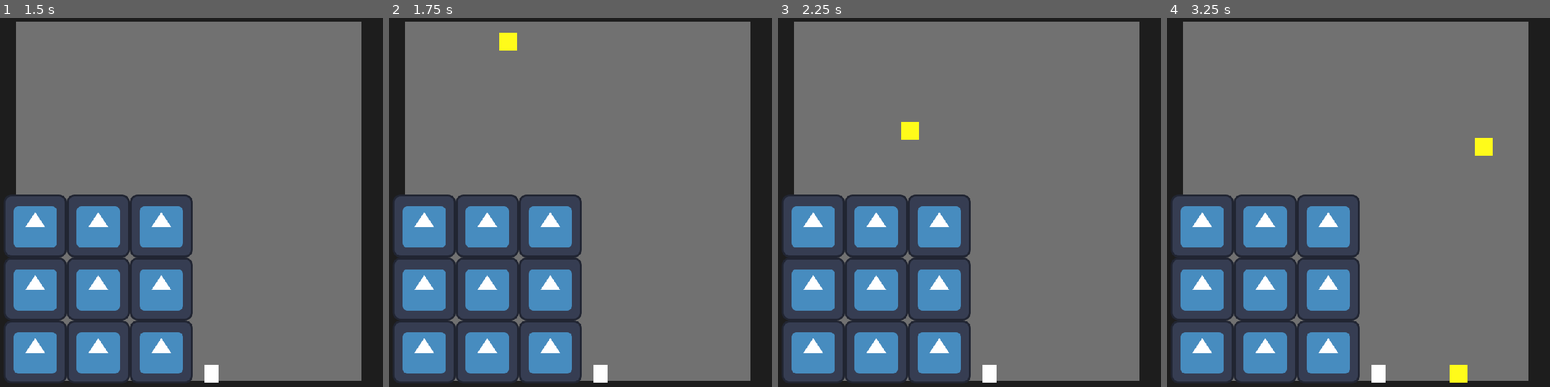
Above: before the commit, frames 1-4 (left to right).
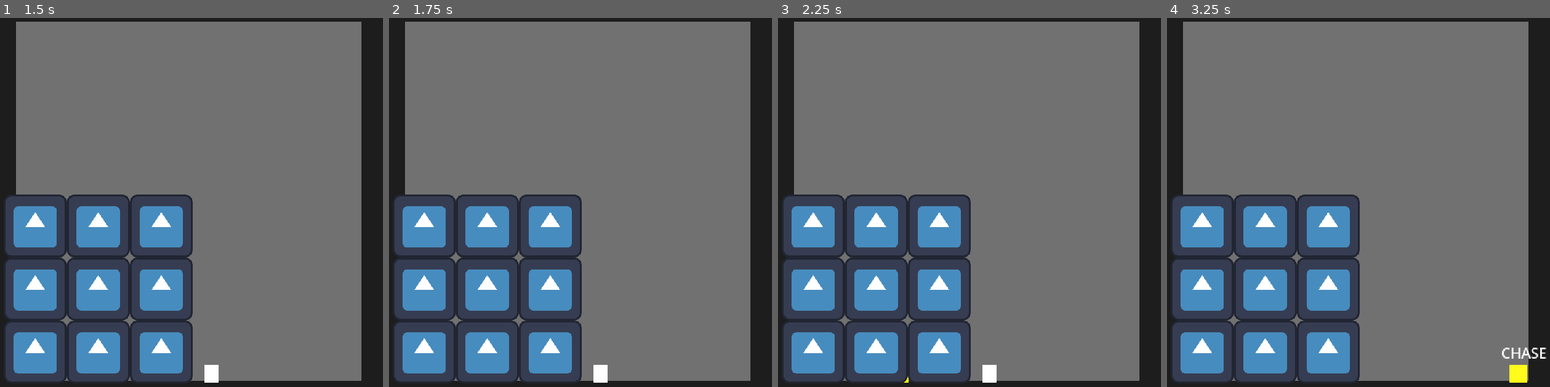
Above: after the commit, the same moments.

Repository: BNBoom5874/samudash
Game: Godot game, scene res://test/WorldT.tscn
Two runs of this game, one before a commit and one after it. Both use one fixed random seed, a clock stepped at 60 frames per second and the inputs below. The engine's default icon, where the game draws it, is replaced by a stand-in: a white triangle on a blue panel in a dark square.
Inputs:
- Up to frame 1 (1.5 s): hold C (down_right) from 0.53 s (still down); tap 5 (centerbutton) at 0.6, 1.35 s; tap Up (ui_up) at 0.77 s; tap Enter at 1.25 s
- Up to frame 2 (1.75 s): keep holding C (down_right); tap Up (ui_up) at 1.52 s
- Up to frame 3 (2.25 s): release C (down_right) at 2.03 s; hold Z (down_left) from 2.03 s (still down); tap 5 (centerbutton) at 2.1 s
- Up to frame 4 (3.25 s): release Z (down_left) at 2.78 s; hold C (down_right) from 2.78 s (still down); tap 5 (centerbutton) at 2.85 s; tap Up (ui_up) at 3.02 s

Frame 1 is identical in both runs. In frame 2, 0.2% of the frame differs, in the area x 28-34%, y 4-9%; in frame 3, 0.2%; in frame 4, 1.0%, in the area x 53-100%, y 32-99%.

Commit message:
Player Hurtbox

Diff:
--- a/Game/Character/Enemy/SpearEnemy/spear_enemy.gd
+++ b/Game/Character/Enemy/SpearEnemy/spear_enemy.gd
@@ -1,5 +1,9 @@
 extends BaseEnemy
 
+@onready var hurtbox : Hurtbox = $Hurtbox
+@onready var hitbox : Hitbox = $Hitbox
+
+@onready var states_label : Label = $StatesLabel
 
 var target : Node2D = null
 
@@ -51,6 +55,7 @@
 			_Idle()
 
 		States.CHASE:
+			hitbox.is_active = true
 			apply_gravity(delta)
 			_Chase(delta)
 
@@ -62,7 +67,7 @@
 		States.STUN:
 
 			apply_gravity(delta)
-			velocity.x = lerp(velocity.x, 0.0, friction * delta)
+			velocity.x = lerp(velocity.x, 0.0, friction )
 
 		States.DEAD:
 			apply_gravity(delta)
@@ -149,10 +154,12 @@
 func reaction_state(new_state: States) -> void:
 	if is_reaction:
 		return
+	if current_state == States.DEAD:
+		return
 
 	is_reaction = true
 	await get_tree().create_timer(reaction).timeout
-	if current_state != States.STUN:
+	if current_state != States.STUN and current_state != States.DEAD:
 		change_State(new_state)
 	is_reaction = false
 
@@ -163,9 +170,10 @@
 		States.IDLE:
 			pass
 		States.STUN:
-			if not is_stun_wall and stamina <= 0:
-				stamina = stamina_Max
-				print("เติมมาเต็ม")
+			if not is_stun_wall :
+				if stamina <= 0:
+					stamina = stamina_Max
+
 			is_stun_wall = false
 
 	current_state = new_state
@@ -174,18 +182,21 @@
 	match current_state:
 		States.SPAWN:
 			_Spawn()
+			hitbox.is_active = false
 
 		States.IDLE:
-			pass
+			hitbox.is_active = false
 
 		States.CHASE:
+			hitbox.is_active = false
 			var dir = sign(target.global_position.x - global_position.x)
 			facing_dir = dir
 
 		States.BREAK:
-			pass
+			hitbox.is_active = false
 
 		States.STUN:
+			hitbox.is_active = false
 			if is_stun_wall:
 				stun_wall()
 				get_tree().create_timer(stun_wall_time).timeout.connect(func():
@@ -198,11 +209,13 @@
 						change_State(States.IDLE))
 
 		States.DEAD:
+
 			stun_stamina()
-
-
-
-	print("Change to ",States.keys()[new_state])
+			Die()
+
+
+
+	states_label.text = str(States.keys()[new_state])
 
 
 
@@ -217,6 +230,8 @@
 
 
 func _on_hurtbox_die() -> void:
-	change_State(States.DEAD)
+	hitbox.is_active = false
+	if current_state != States.DEAD:
+		change_State(States.DEAD)
 	remove_from_group("enemy")
-	Die()
+	print("ตุ๊ยดุ่ย")
--- a/Game/Character/Enemy/SpearEnemy/spear_enemy.tscn
+++ b/Game/Character/Enemy/SpearEnemy/spear_enemy.tscn
@@ -2,18 +2,23 @@
 
 [ext_resource type="Script" uid="uid://ds1qmo0swsjug" path="res://Game/Character/Enemy/SpearEnemy/spear_enemy.gd" id="1_c61ha"]
 [ext_resource type="Script" uid="uid://drjf2pdmxhrje" path="res://test/hurtbox.gd" id="2_8um8t"]
+[ext_resource type="Script" uid="uid://ey8n7lk18fg6" path="res://test/hitbox.gd" id="3_gre4n"]
 
 [sub_resource type="RectangleShape2D" id="RectangleShape2D_c61ha"]
 
 [sub_resource type="RectangleShape2D" id="RectangleShape2D_gre4n"]
+
+[sub_resource type="RectangleShape2D" id="RectangleShape2D_n773p"]
+size = Vector2(34, 28)
 
 [node name="Spear_enemy" type="CharacterBody2D" unique_id=1531514207]
 collision_layer = 4
 script = ExtResource("1_c61ha")
 bounce_force = 200.0
 slide_force = 20.0
+Speed = 300.0
 Nor_Gravity = 400.0
-reaction = 0.5
+reaction = 0.4
 stamina_Max = 5.0
 stun_time = 5.0
 
@@ -37,4 +42,20 @@
 shape = SubResource("RectangleShape2D_gre4n")
 debug_color = Color(0.16193393, 0.6999999, 0, 0.42)
 
+[node name="StatesLabel" type="Label" parent="." unique_id=1150958499]
+offset_left = -9.0
+offset_top = -25.0
+offset_right = 26.0
+offset_bottom = -2.0
+
+[node name="Hitbox" type="Area2D" parent="." unique_id=147946116]
+collision_layer = 32
+collision_mask = 16
+script = ExtResource("3_gre4n")
+metadata/_custom_type_script = "uid://ey8n7lk18fg6"
+
+[node name="CollisionShape2D" type="CollisionShape2D" parent="Hitbox" unique_id=1789867737]
+position = Vector2(10, 10)
+shape = SubResource("RectangleShape2D_n773p")
+
 [connection signal="die" from="Hurtbox" to="." method="_on_hurtbox_die"]
--- a/Game/Character/Player/player.gd
+++ b/Game/Character/Player/player.gd
@@ -12,7 +12,7 @@
 const DIAGONAL_DOT_MIN = 0.85
 const ZONE_DOT_MIN     = 0.6
 
-const DASH_DISTANCE : float = 80.0
+const DASH_DISTANCE : float = 100.0
 const Gravity       : float = 600.0
 const Cooldown      : float = 0.45
 const Time_Dash     : float = 0.1
@@ -37,6 +37,7 @@
 
 func _ready() -> void:
 	add_to_group("player")
+	set_hurtbox(false)
 	hitbox.is_active = false
 
 func _physics_process(delta: float) -> void:
@@ -52,24 +53,31 @@
 			velocity.x = lerp(velocity.x, 0.0, 50 * delta)
 
 
+
 		States.DASH:
+			set_hurtbox(true)
 			hitbox.is_active = true
 			if timer_dash <= 0:
 				timercool = Cooldown
 				states = States.COOLDOWN
 
 		States.COOLDOWN:
+			set_hurtbox(false)
 			hitbox.is_active = false
+
 			velocity.x = move_toward(velocity.x, 0, 20)
 			apply_gravity(delta)
 			if timercool <= 0.0:
 				states = States.IDLE
 
 		States.HIT_SLIDE:
+			set_hurtbox(false)
+			hitbox.is_active = false
+
 			apply_gravity(delta)
-			velocity.x = lerp(velocity.x, 0.0, 1.0 * delta)
-
-			if velocity.length() < 20.0 or is_on_floor():
+			velocity.x = move_toward(velocity.x, 0, 2)
+
+			if velocity.length() < 10.0 or is_on_floor():
 				states = States.IDLE
 
 	move_and_slide()
@@ -98,10 +106,17 @@
 	if timercool  > 0: timercool  -= delta
 
 func get_center_of(node: Node) -> Vector2:
-	var hurtbox = node.get_node_or_null("Hurtbox")
-	if hurtbox:
-		return hurtbox.global_position
+	var target_hurtbox = node.get_node_or_null("Hurtbox")
+	if target_hurtbox:
+		return target_hurtbox.global_position
 	return node.global_position
+
+func set_hurtbox(value :bool) -> void:
+	if not is_instance_valid(hurtbox):
+		return
+
+	hurtbox.is_invisible = value
+
 #endregion
 
 #region Dash
@@ -228,15 +243,20 @@
 #region Signals
 
 func _on_hurtbox_die() -> void:
-	pass
+	print("โดนนนนน")
+	set_hurtbox(true)
+	queue_free()
 
 func _on_hitbox_hit() -> void:
 	timercool = 0
+
 	hitbox.is_active = false
-	velocity = input_dir.normalized() * 850.0
-	if is_on_floor():
-		velocity.y -= 60.0  # ลอยขึ้นนิดนึงให้รู้สึก
+	velocity = input_dir.normalized() * 650.0
+	  # ลอยขึ้นนิดนึงให้รู้สึก
 
 	states = States.HIT_SLIDE
 
-#endregion
+
+func _on_hurtbox_hurt() -> void:
+	pass
+#endregion
--- a/Game/Character/player.tscn
+++ b/Game/Character/player.tscn
@@ -11,7 +11,7 @@
 size = Vector2(23, 22)
 
 [sub_resource type="RectangleShape2D" id="RectangleShape2D_4of1l"]
-size = Vector2(14, 19)
+size = Vector2(17, 20)
 
 [node name="Player" type="CharacterBody2D" unique_id=1265944421]
 collision_layer = 2
@@ -33,15 +33,17 @@
 debug_color = Color(0.16385394, 0.2816822, 1, 0.42)
 
 [node name="Hurtbox" type="Area2D" parent="." unique_id=2069716515]
+z_index = 9
 collision_layer = 16
 collision_mask = 32
 script = ExtResource("3_7ydq3")
 metadata/_custom_type_script = "uid://drjf2pdmxhrje"
 
-[node name="CollisionShape2D" type="CollisionShape2D" parent="Hurtbox" unique_id=611199601]
-position = Vector2(8, 10.5)
+[node name="CollisionShape2D" type="CollisionShape2D" parent="Hurtbox" unique_id=942581149]
+position = Vector2(7.5, 10)
 shape = SubResource("RectangleShape2D_4of1l")
-debug_color = Color(0.6999999, 0.18404362, 0.20323005, 0.42)
+debug_color = Color(0.6999999, 0.332602, 0.23770857, 0.42)
 
 [connection signal="Hit" from="Hitbox" to="." method="_on_hitbox_hit"]
 [connection signal="die" from="Hurtbox" to="." method="_on_hurtbox_die"]
+[connection signal="hurt" from="Hurtbox" to="." method="_on_hurtbox_hurt"]
--- a/hitbox.tscn
+++ b/hitbox.tscn
@@ -6,5 +6,3 @@
 collision_layer = 8
 collision_mask = 64
 script = ExtResource("1_orx6n")
-
-[connection signal="area_entered" from="." to="." method="_on_area_entered"]
--- a/test/WorldT.tscn
+++ b/test/WorldT.tscn
@@ -108,25 +108,25 @@
 [node name="Zones" type="Node2D" parent="spawn" unique_id=217236378]
 
 [node name="Zone" parent="spawn/Zones" unique_id=1728175236 instance=ExtResource("6_gtwsp")]
-position = Vector2(118, 484)
+position = Vector2(131, 458)
 
-[node name="Zone2" parent="spawn/Zones" unique_id=146534138 instance=ExtResource("6_gtwsp")]
-position = Vector2(148, 280)
+[node name="Zone23" parent="spawn/Zones" unique_id=184311080 instance=ExtResource("6_gtwsp")]
+position = Vector2(250, 463)
 
-[node name="Zone3" parent="spawn/Zones" unique_id=191177790 instance=ExtResource("6_gtwsp")]
+[node name="Zone3" parent="spawn/Zones" unique_id=1099177407 instance=ExtResource("6_gtwsp")]
+position = Vector2(423, 437)
+
+[node name="Zone4" parent="spawn/Zones" unique_id=511901549 instance=ExtResource("6_gtwsp")]
+position = Vector2(411, 254)
+
+[node name="Zone5" parent="spawn/Zones" unique_id=1901304291 instance=ExtResource("6_gtwsp")]
+position = Vector2(415, 151)
+
+[node name="Zone6" parent="spawn/Zones" unique_id=1446538992 instance=ExtResource("6_gtwsp")]
+position = Vector2(278, 109)
+
+[node name="Zone7" parent="spawn/Zones" unique_id=191177790 instance=ExtResource("6_gtwsp")]
 position = Vector2(157, 123)
 
-[node name="Zone4" parent="spawn/Zones" unique_id=1901304291 instance=ExtResource("6_gtwsp")]
-position = Vector2(415, 151)
-
-[node name="Zone5" parent="spawn/Zones" unique_id=511901549 instance=ExtResource("6_gtwsp")]
-position = Vector2(411, 254)
-
-[node name="Zone6" parent="spawn/Zones" unique_id=1099177407 instance=ExtResource("6_gtwsp")]
-position = Vector2(423, 437)
-
-[node name="Zone7" parent="spawn/Zones" unique_id=184311080 instance=ExtResource("6_gtwsp")]
-position = Vector2(250, 463)
-
-[node name="Zone8" parent="spawn/Zones" unique_id=1446538992 instance=ExtResource("6_gtwsp")]
-position = Vector2(278, 109)
+[node name="Zone8" parent="spawn/Zones" unique_id=146534138 instance=ExtResource("6_gtwsp")]
+position = Vector2(148, 280)
--- a/test/enemy_test.tscn
+++ b/test/enemy_test.tscn
@@ -1,15 +1,15 @@
 [gd_scene format=3 uid="uid://bcyincdyu0h83"]
 
 [ext_resource type="Script" uid="uid://2xlkb2jwtiyl" path="res://test/enemy_test.gd" id="1_b2465"]
-[ext_resource type="PackedScene" uid="uid://dse08wpseorew" path="res://test/hurtbox.tscn" id="2_q33hl"]
 [ext_resource type="Script" uid="uid://ey8n7lk18fg6" path="res://test/hitbox.gd" id="3_ivmis"]
+[ext_resource type="Script" uid="uid://drjf2pdmxhrje" path="res://test/hurtbox.gd" id="3_r01li"]
 
 [sub_resource type="RectangleShape2D" id="RectangleShape2D_b2465"]
 
-[sub_resource type="RectangleShape2D" id="RectangleShape2D_ivmis"]
-
 [sub_resource type="RectangleShape2D" id="RectangleShape2D_r01li"]
 size = Vector2(16, 15)
+
+[sub_resource type="RectangleShape2D" id="RectangleShape2D_m42bb"]
 
 [node name="Enemy Test" type="CharacterBody2D" unique_id=1041993179 groups=["enemy"]]
 collision_layer = 4
@@ -25,15 +25,6 @@
 position = Vector2(10, 10)
 shape = SubResource("RectangleShape2D_b2465")
 
-[node name="Hurtbox" parent="." unique_id=571828187 instance=ExtResource("2_q33hl")]
-collision_layer = 64
-collision_mask = 8
-
-[node name="CollisionShape2D" type="CollisionShape2D" parent="Hurtbox" unique_id=2123750434]
-position = Vector2(10, 10)
-shape = SubResource("RectangleShape2D_ivmis")
-debug_color = Color(0.6999999, 0.02043421, 0, 0.42)
-
 [node name="Hitbox" type="Area2D" parent="." unique_id=1176608553]
 collision_layer = 32
 collision_mask = 16
@@ -45,4 +36,12 @@
 shape = SubResource("RectangleShape2D_r01li")
 debug_color = Color(0.040023107, 0.17006324, 0.6999999, 0.42)
 
+[node name="Hurtbox" type="Area2D" parent="." unique_id=146680058]
+script = ExtResource("3_r01li")
+metadata/_custom_type_script = "uid://drjf2pdmxhrje"
+
+[node name="CollisionShape2D" type="CollisionShape2D" parent="Hurtbox" unique_id=1482787185]
+position = Vector2(9, 10)
+shape = SubResource("RectangleShape2D_m42bb")
+
 [connection signal="die" from="Hurtbox" to="." method="_on_hurtbox_die"]
--- a/test/hitbox.gd
+++ b/test/hitbox.gd
@@ -8,7 +8,7 @@
 
 
 func _ready() -> void:
-	pass
+	area_entered.connect(_on_area_entered)
 
 
 func set_active(value: bool) -> void:
@@ -19,5 +19,6 @@
 
 func _on_area_entered(area: Area2D) -> void:
 	if area is Hurtbox:
+		print("area entered: ", area.name)
 		area.take_damage(1)
 		Hit.emit()
--- a/test/hurtbox.gd
+++ b/test/hurtbox.gd
@@ -22,7 +22,6 @@
 func _physics_process(delta: float) -> void:
 	if health <= 0:
 		return
-
 	if timer_invisible > 0.0:
 		timer_invisible -= delta
 		if timer_invisible <= 0.0:
@@ -30,6 +29,9 @@
 
 func take_damage(value: int) -> void:
 	if health <= 0:
+		return
+
+	if not is_instance_valid(self):
 		return
 
 	health -= value
--- a/test/spawn test/spawn_controller.gd
+++ b/test/spawn test/spawn_controller.gd
@@ -11,7 +11,7 @@
 func _ready() -> void:
 	zones = zone_group.get_children()
 
-func receive_wave(wave: WaveData) -> void:
+func receive_wave(wave: WaveData) -> void: #อัปเดตระดับ wave
 	current_wave = wave
 	spawn_token += 1
 	_spawn_wave(spawn_token)
--- a/test/spawn test/wave_data.gd
+++ b/test/spawn test/wave_data.gd
@@ -3,7 +3,7 @@
 
 
 var enemies : Array = [] #ประเภทและจำนวน
-var allowed_zones : Array[String] = [] #ห้ามให้โซนไหนเกิด "โดยใช้ชื่อ node zone นั้นๆ"
+var allowed_zones : Array[StringName] = [] #ห้ามให้โซนไหนเกิด "โดยใช้ชื่อ node zone นั้นๆ"
 
 var simultaneous_max : int #เกิดซ้ำได้กี่ตัว
 var limit_map : int #จำกัดจำนวนในแมพ
--- a/test/spawn test/wave_manager.gd
+++ b/test/spawn test/wave_manager.gd
@@ -36,13 +36,13 @@
 
 func setup_waves() -> void:
 	var wave1 = WaveData.new()
-	wave1.enemies = [{"scene":preload("uid://dr1qvvlklshwt"), "count":4}]
+	wave1.enemies = [{"scene":preload("uid://dr1qvvlklshwt"), "count":10}]
 
 	wave1.simultaneous_max = 1
 	wave1.simultaneous_chance = 0.7
-	wave1.limit_map = 3
+	wave1.limit_map = 5
 	wave1.spawn_delay = 1.5
-	#wave1.allowed_zones = ["zone"]
+	wave1.allowed_zones = ["Zone","Zone2","Zone3"] as Array[StringName]
 
 	waves = [wave1]
 
@@ -52,13 +52,12 @@
 func on_enemy_died() -> void:
 	current_kills += 1
 
-	print("enemy died")
-	print(current_kills)
+	score += 1
 
-	score += 1
-	score_change.emit(score)
 
 	if current_kills >= waves[current_index].total_count():
-		print("WAVE END")
+		score_change.emit("End")
 		spawn_controller.stop_spawning()
 		_next_wave()
+	else:
+		score_change.emit(score)
Not shown, changed: version.txt
